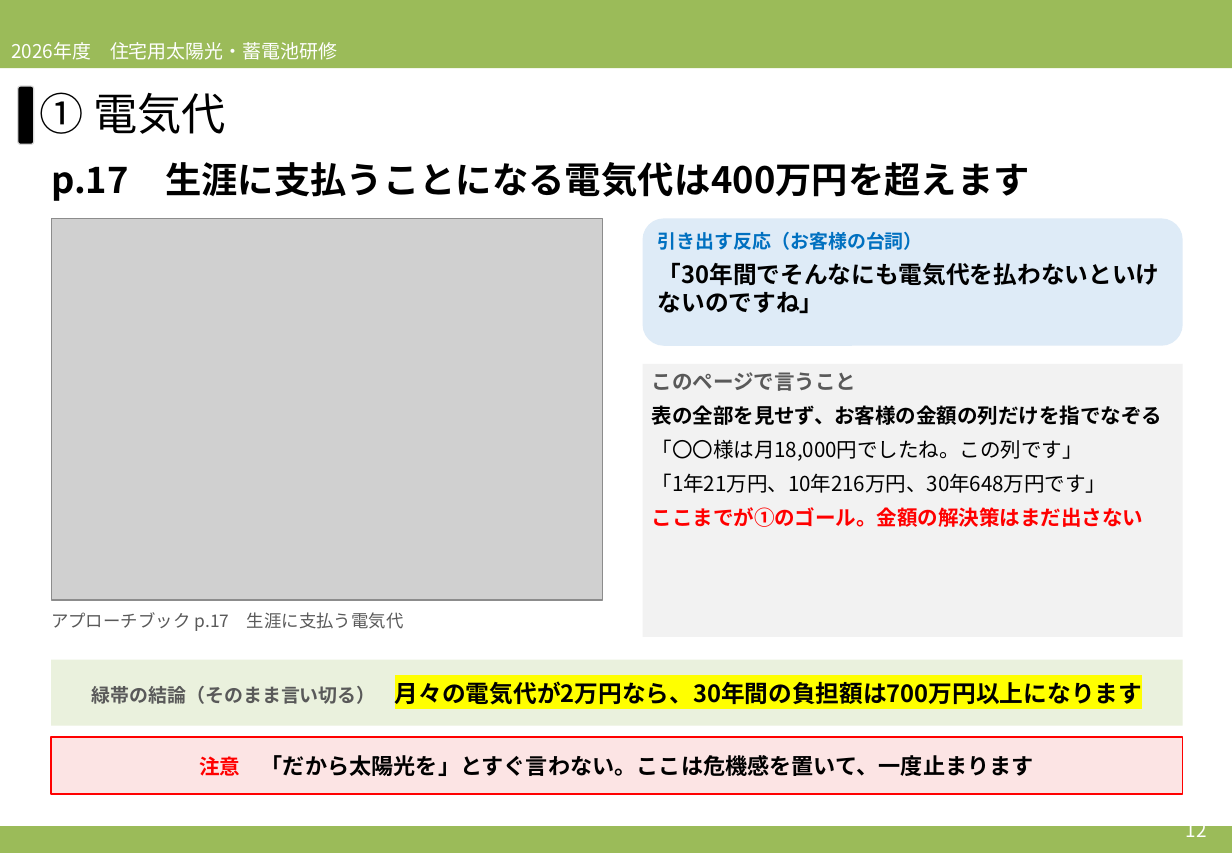
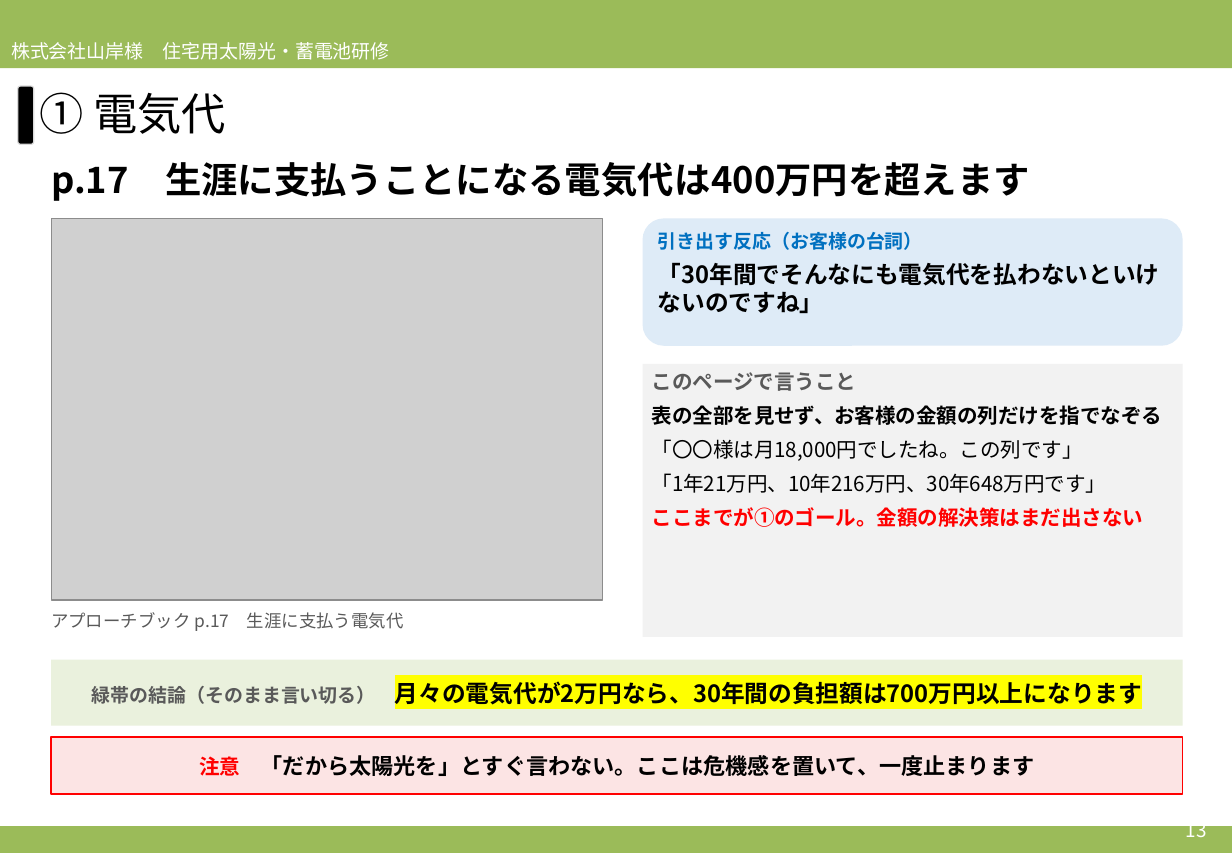
Before and after one commit to soshiro-iki-sys/-, a slide deck: slide 13 of slides/2026営業研修_必要性訴求パート_アプローチブックの伝え方.pptx (slide 12 before the commit). Drawn at 1232x853 pixels with LibreOffice and Linux fonts; fonts in the diff are those of the drawing; grey boxes stand for pictures. Boxes give left, top, right and bottom in pixels: in the first picture for what was removed or moved away, otherwise in the second. Text is boxed around its words. In the diff, an @@ line names an element or a change of style, - is before the commit and + after.

```diff
--- a/slides/2026営業研修_必要性訴求パート_アプローチブックの伝え方.pptx
+++ b/slides/2026営業研修_必要性訴求パート_アプローチブックの伝え方.pptx
@@ text at box(11, 42, 390, 60): text changed @@
-2026年度 住宅用太陽光・蓄電池研修
+株式会社山岸様 住宅用太陽光・蓄電池研修
@@ text at box(1186, 818, 1207, 837): text changed @@
-12
+13
```
Also in this commit, not shown: 27 other slides changed, 1 slide added, 2 other files.
